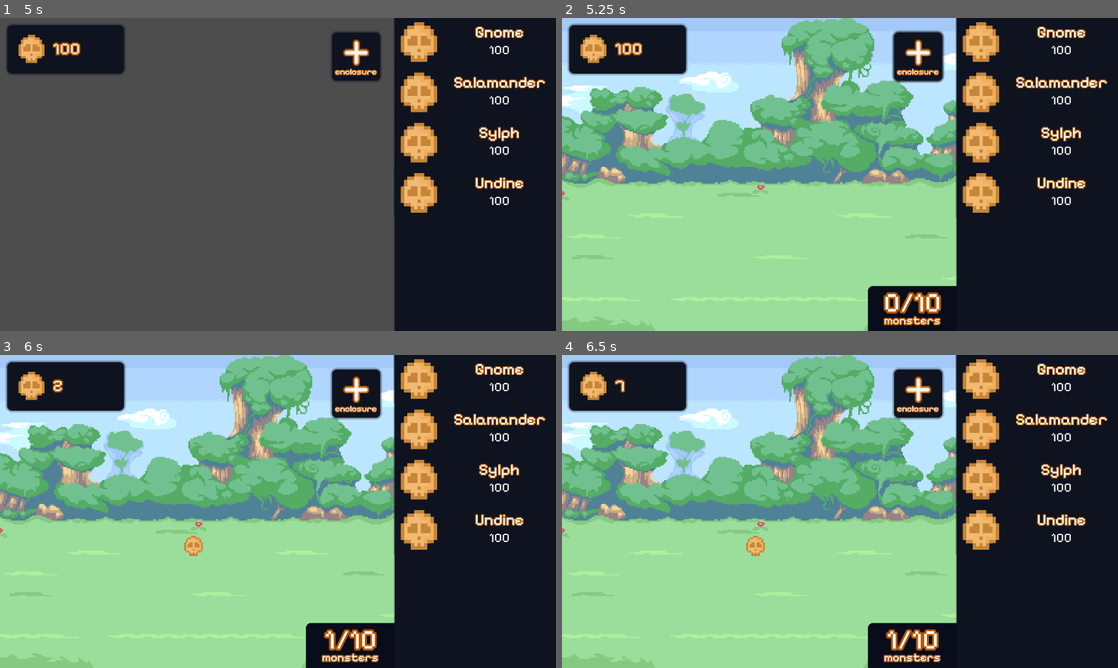
Above: before the commit, frames 1-4 (two rows, left to right).
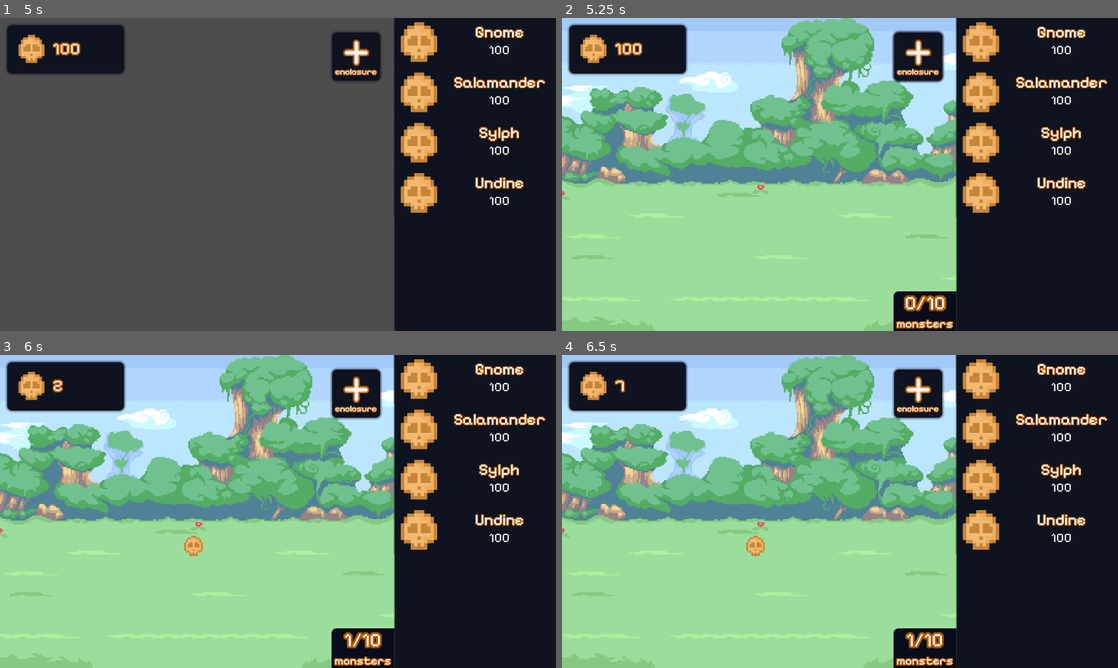
Above: after the commit, the same moments.

Repository: verstraate/monster-daycare
Game: Godot game, scene res://_Scenes/MainMenu/main_menu.tscn
Same seed, same stepped clock (60 frames per second), same inputs: the game is played once before the commit and once after it.
Inputs (mouse positions are in pixels of both pictures, inside the frame that each line leads up to):
- Up to frame 1 (5 s): click (278, 174) at 0.5 s; click "enclosure" at 1.25 s; click "Gnome" at 2 s; click "Salamander" at 2.75 s; click "Sylph" at 3.5 s; click "Undine" at 4.25 s
- Up to frame 2 (5.25 s): click "enclosure" at 5 s
- Up to frame 3 (6 s): click "Gnome" at 5.75 s
- Up to frame 4 (6.5 s): no input

Frame 1 is identical in both runs. In frame 2, 1.7% of the frame differs, in the area x 55-71%, y 85-100%; in frame 3, 1.7%; in frame 4, 1.7%.

Commit message:
fix: Scaled enclosure capacity font

Diff:
--- a/_Scenes/Enclosure/Enclosure.tscn
+++ b/_Scenes/Enclosure/Enclosure.tscn
@@ -38,37 +38,43 @@
 grow_horizontal = 2
 grow_vertical = 2
 
-[node name="Capacity" type="Label" parent="."]
-unique_name_in_owner = true
-texture_filter = 1
+[node name="CapacityContainer" type="Panel" parent="."]
 layout_mode = 1
 anchors_preset = -1
-anchor_left = 1.0
+anchor_left = 0.84
 anchor_top = 0.856
 anchor_right = 1.0
 anchor_bottom = 1.0
-offset_left = -184.0
+offset_left = 0.319946
 offset_top = 0.311951
 grow_horizontal = 0
 grow_vertical = 0
 theme = ExtResource("2_sjpky")
+
+[node name="Capacity" type="Label" parent="CapacityContainer"]
+unique_name_in_owner = true
+texture_filter = 1
+layout_mode = 1
+anchors_preset = 10
+anchor_right = 1.0
+offset_top = 11.0
+offset_bottom = 93.0
+grow_horizontal = 2
+theme = ExtResource("2_sjpky")
 text = "10 / 10"
 horizontal_alignment = 1
 
-[node name="MonsterLabel" type="Label" parent="."]
+[node name="MonsterLabel" type="Label" parent="CapacityContainer"]
 unique_name_in_owner = true
 texture_filter = 1
 layout_mode = 1
-anchors_preset = -1
-anchor_left = 1.0
-anchor_top = 0.856
+anchors_preset = 12
+anchor_top = 1.0
 anchor_right = 1.0
 anchor_bottom = 1.0
-offset_left = -184.0
-offset_top = 0.311951
-offset_bottom = -7.00006
+offset_top = -93.0
 grow_horizontal = 2
-grow_vertical = 2
+grow_vertical = 0
 theme = ExtResource("2_sjpky")
 theme_override_constants/outline_size = 8
 theme_override_font_sizes/font_size = 24
--- a/_Scenes/Enclosure/enclosure.tres
+++ b/_Scenes/Enclosure/enclosure.tres
@@ -7,9 +7,13 @@
 corner_radius_top_left = 10
 anti_aliasing_size = 0.5
 
+[sub_resource type="StyleBoxFlat" id="StyleBoxFlat_oc5ty"]
+bg_color = Color(0.6, 0.6, 0.6, 0)
+
 [resource]
 Label/colors/font_outline_color = Color(0.701961, 0.34902, 0, 1)
 Label/constants/outline_size = 16
-Label/font_sizes/font_size = 56
+Label/font_sizes/font_size = 40
 Label/fonts/font = ExtResource("1_i1y4p")
 Label/styles/normal = SubResource("StyleBoxFlat_l6bde")
+Panel/styles/panel = SubResource("StyleBoxFlat_oc5ty")
Not shown: 1 places in _Scenes/Enclosure/enclosure.tres that only renumber resources
